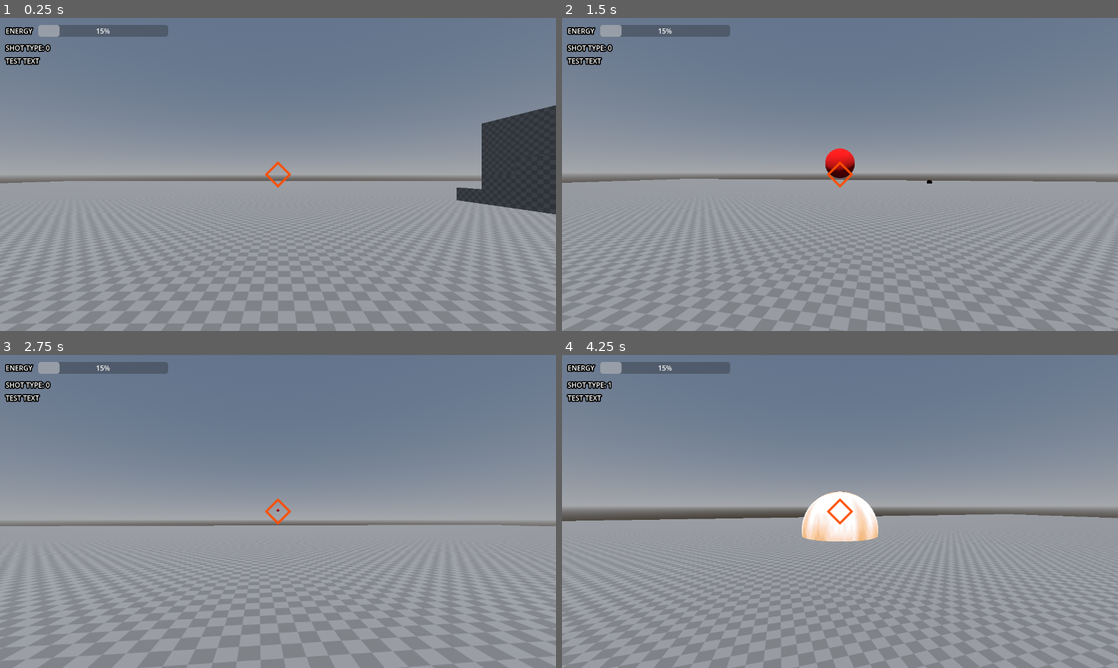
Above: before the commit, frames 1-4 (two rows, left to right).
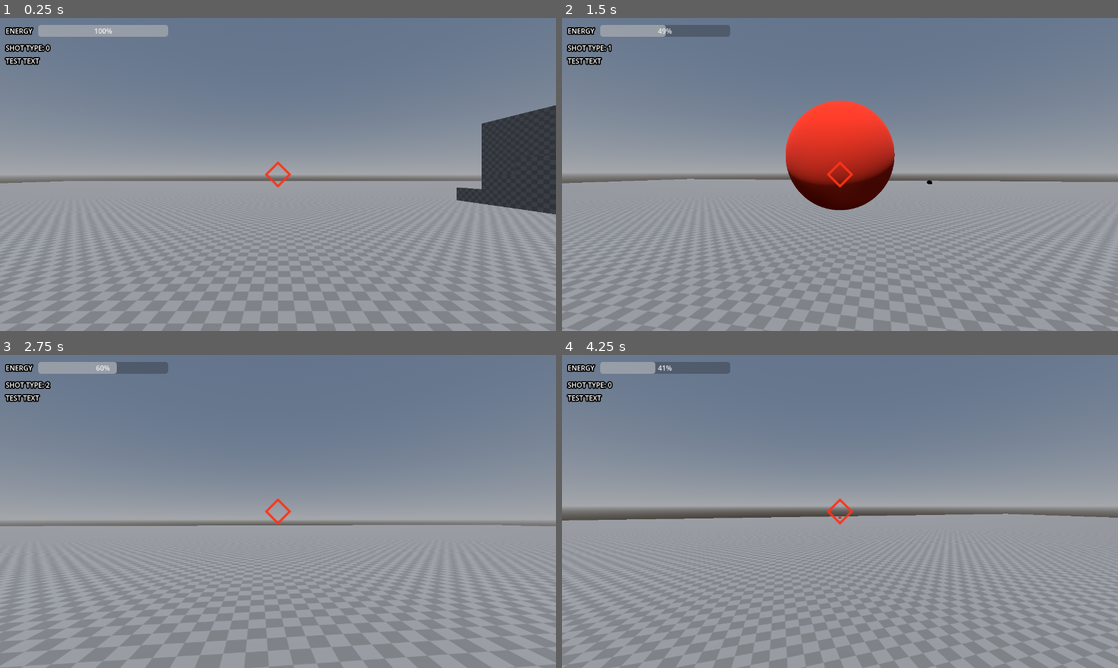
Above: after the commit, the same moments.

Repository: zetcipher/minijam_113_fusion
Game: Godot game, scene res://scenes/testmap.tscn
Same seed, same stepped clock (60 frames per second), same inputs: the game is played once before the commit and once after it.
Inputs (mouse positions are in pixels of both pictures, inside the frame that each line leads up to):
- Up to frame 1 (0.25 s): no input
- Up to frame 2 (1.5 s): tap Enter at 0.5 s; move the mouse to (867, 174) at 0.52 s; press the mouse at (867, 174) at 0.53 s; hold W (move_forward) from 0.53 s (still down); tap Space (jump) at 0.77, 1.07 s; tap Mouse wheel down (scroll_aspect_back, bound only after the … at 0.8, 1.35 s; move the mouse to (812, 174) at 1.27 s; release the mouse at (812, 174) at 1.28 s; click (812, 174) at 1.42 s
- Up to frame 3 (2.75 s): keep holding W (move_forward); tap Space (jump) at 1.52, 1.82 s; tap Mouse wheel up (scroll_aspect_for, bound only after the com… at 1.55, 2.1 s; move the mouse to (289, 505) at 2.02 s; hold Q from 2.03 s (still down); click (289, 505) at 2.17 s
- Up to frame 4 (4.25 s): keep holding W (move_forward); move the mouse to (834, 517) at 2.77 s; release Q at 2.78 s; tap Q at 2.85 s; click (834, 517) at 2.92 s; tap Space (jump) at 3.02, 3.32, 3.77, 3.8, 4.07 s; tap E at 3.05 s; move the mouse to (878, 514) at 3.52 s; hold E from 3.53 s (still down); click (878, 514) at 3.67 s

The runs differ from the first frame. In frame 1, 0.8% of the frame differs, in the area x 10-53%, y 2-54%; in frame 2, 16%, in the area x 0-100%, y 2-100%; in frame 3, 9.5%; in frame 4, 12%.

Commit message:
horrible awful

Diff:
--- a/materials/object/blast.gd
+++ b/materials/object/blast.gd
@@ -1,4 +1,6 @@
 extends Area3D
+
+var element := 0
 
 var blast_force := 10.0
 var lift_force := 2.5
--- a/objects/basic_shot.gd
+++ b/objects/basic_shot.gd
@@ -17,11 +17,18 @@
 
 # Called when the node enters the scene tree for the first time.
 func _ready():
+	var material := $MeshInstance3D.material_override as StandardMaterial3D
+	match element:
+		0: material.albedo_color = Color(1.0, 0.2, 0.1)
+		1: material.albedo_color = Color(0.2, 0.6, 1.0)
+		2: material.albedo_color = Color(0.6, 1.0, 0.5)
+		3: material.albedo_color = Color(0.7, 0.5, 0.2)
+
 	dir = target_pos - position
 	dir = dir.normalized()
 	$MeshInstance3D.rotation = self.rotation
 	self.rotation = Vector3.ZERO
-	$RayCast3D.target_position = dir * speed * (1 / 60)
+	$RayCast3D.target_position = dir * speed * (1 / 60) * 1.2
 	$RayCast3D2.target_position = dir * speed * (1 / 60) * 16
 
 
@@ -35,9 +42,13 @@
 	y_vel -= gravity * grav_mult * delta
 	position.y += y_vel * delta
 
-	speed += acceleration * delta
+	if acceleration < 0.0 and speed > 0.0:
+		speed += acceleration * delta
+		if speed < 0.0: speed = 0.0
+	if acceleration > 0.0:
+		speed += acceleration * delta
 
-	$RayCast3D.target_position = dir * speed * delta
+	$RayCast3D.target_position = dir * speed * delta * 1.2
 	$RayCast3D2.target_position = dir * speed * delta * 16
 
 	if time > 10.0:
@@ -50,6 +61,7 @@
 	blast_pos = $RayCast3D2.get_collision_point()
 	#print(blast_pos)
 	var blast := G.blast.instantiate()
+	blast.element = element
 	if blast_pos == Vector3.ZERO:
 		blast.position = position
 	else:
--- a/objects/basic_shot.tscn
+++ b/objects/basic_shot.tscn
@@ -5,6 +5,7 @@
 [sub_resource type="SphereShape3D" id="SphereShape3D_k4oan"]
 
 [sub_resource type="StandardMaterial3D" id="StandardMaterial3D_g1a56"]
+resource_local_to_scene = true
 albedo_color = Color(1, 0, 0, 1)
 
 [sub_resource type="SphereMesh" id="SphereMesh_1yicf"]
--- /dev/null
+++ b/objects/beam.gd
@@ -0,0 +1,22 @@
+extends Area3D
+
+var element := 0
+
+var active := false
+var push_force := 10.0
+
+# Called when the node enters the scene tree for the first time.
+func _ready():
+	pass # Replace with function body.
+
+
+# Called every frame. 'delta' is the elapsed time since the previous frame.
+func _physics_process(delta):
+	if active:
+		var bodies = get_overlapping_bodies()
+		for body in bodies:
+			if not body is RigidBody3D: continue
+			var b = body as RigidBody3D
+			var dir : Vector3 = b.position - global_position
+			b.apply_central_force(dir.normalized() * push_force)
+			#b.apply_torque(dir.normalized() * push_force * 0.4)
--- /dev/null
+++ b/objects/beam.tscn
@@ -0,0 +1,22 @@
+[gd_scene load_steps=4 format=3 uid="uid://ch4k4jq2ngkjm"]
+
+[ext_resource type="Script" path="res://objects/beam.gd" id="1_3fa8p"]
+
+[sub_resource type="BoxShape3D" id="BoxShape3D_8amy5"]
+size = Vector3(0.25, 0.25, 10)
+
+[sub_resource type="BoxMesh" id="BoxMesh_m68ii"]
+size = Vector3(0.25, 0.25, 10)
+
+[node name="Beam" type="Area3D"]
+script = ExtResource("1_3fa8p")
+
+[node name="CollisionShape3D" type="CollisionShape3D" parent="."]
+transform = Transform3D(0.707107, -0.707107, 0, 0.707107, 0.707107, 0, 0, 0, 1, 0, 0, -5)
+shape = SubResource("BoxShape3D_8amy5")
+
+[node name="MeshInstance3D" type="MeshInstance3D" parent="."]
+transform = Transform3D(0.707107, -0.707107, 0, 0.707107, 0.707107, 0, 0, 0, 1, 0, 0, -5)
+mesh = SubResource("BoxMesh_m68ii")
+
+[node name="RayCast3D" type="RayCast3D" parent="."]
--- a/objects/player.gd
+++ b/objects/player.gd
@@ -1,7 +1,23 @@
 class_name Player extends CharacterBody3D
 
-const SPEED := 6.0
+const TOP_SPEED := 6.0
 const JUMP_VELOCITY := 6.0
+const ACCEL_GRND := 40.0
+const ACCEL_AIR := 6.67
+const DECEL_GRND := 30.0
+const DECEL_AIR := 5.0
+
+var speed := 0.0
+var plr_force := Vector3.ZERO
+var env_force := Vector3.ZERO
+
+var last_dir := Vector3.ZERO
+
+var energy := 100.0
+var using_energy := false
+var energy_regen := 50.0
+var must_refill := false
+var regen_delay := 0.0
 
 var shot_type := 0
 var element := 0
@@ -19,21 +35,64 @@
 
 func _physics_process(delta):
 	movement(delta)
-	if Input.is_action_just_pressed("shoot"): shoot()
+	if Input.is_action_just_pressed("shoot") and shot_type != 2 and not must_refill: shoot()
+
+	if Input.is_action_pressed("shoot") and shot_type == 2 and not must_refill:
+		var beam = $Body/Beam as Area3D
+		beam.show()
+		beam.active = true
+		beam.monitorable = true
+		beam.monitorable = true
+		energy -= G.aspect_energy_use[shot_type] * G.element_energy_use[element] * delta
+		if energy <= 0.0:
+			energy = 0.0
+			must_refill = true
+		using_energy = true
+		regen_delay = 0.5
+	else:
+		var beam = $Body/Beam as Area3D
+		beam.hide()
+		beam.active = false
+		beam.monitorable = false
+		beam.monitorable = false
+		using_energy = false
 
 	if Input.is_physical_key_pressed(KEY_1): element = 0
 	if Input.is_physical_key_pressed(KEY_2): element = 1
 	if Input.is_physical_key_pressed(KEY_3): element = 2
 	if Input.is_physical_key_pressed(KEY_4): element = 3
 
-	if Input.is_physical_key_pressed(KEY_Q): shot_type = 0
-	if Input.is_physical_key_pressed(KEY_E): shot_type = 1
+	if Input.is_action_just_pressed("scroll_aspect_back"): shot_type -= 1
+	if Input.is_action_just_pressed("scroll_aspect_for"): shot_type += 1
+	if shot_type < 0: shot_type = 2
+	if shot_type > 2: shot_type = 0
 
 	match element:
-		0: $CanvasLayer/Control/crosshair.modulate = Color(1.0, 0.3, 0.0)
+		0: $CanvasLayer/Control/crosshair.modulate = Color(1.0, 0.2, 0.1)
 		1: $CanvasLayer/Control/crosshair.modulate = Color(0.2, 0.6, 1.0)
 		2: $CanvasLayer/Control/crosshair.modulate = Color(0.6, 1.0, 0.5)
 		3: $CanvasLayer/Control/crosshair.modulate = Color(0.7, 0.5, 0.2)
+	$CanvasLayer/Control/ProgressBar.value = energy
+
+	if $Head/Camera3D/RayCast3D.get_collider() != self and $Head/Camera3D/RayCast3D.is_colliding():
+		$Body/Beam.look_at($Head/Camera3D/RayCast3D.get_collision_point())
+	else:
+		$Body/Beam.look_at($Head/Camera3D/Target.global_position)
+
+
+	if energy < 100.0 and not using_energy and regen_delay <= 0.0:
+		if must_refill:
+			energy += energy_regen * delta * 0.5
+		else:
+			energy += energy_regen * delta
+		if energy >= 100.0:
+			energy = 100.0
+			must_refill = false
+
+	if regen_delay > 0.0:
+		regen_delay -= delta
+		if regen_delay < 0.0:
+			regen_delay = 0.0
 
 	$CanvasLayer/Control/Label.text = "SHOT TYPE: " + str(shot_type)
 
@@ -42,7 +101,7 @@
 
 func shoot():
 	var shot := G.basic_shot.instantiate() as BasicProjectile
-
+	shot.element = element
 	match shot_type:
 		1:
 			shot.speed = 30.0 * G.element_mods[self.element].shot_speed
@@ -66,29 +125,70 @@
 	shot.target_pos = $Head/Camera3D/Target.global_position
 #	shot.rotation.x = self.rotation.x
 #	shot.rotation.y = cam.rotation.y
+	energy -= G.aspect_energy_use[shot_type] * G.element_energy_use[element]
+	if energy <= 0.0:
+		energy = 0.0
+		must_refill = true
+	regen_delay = 0.5
 
 	get_parent().add_child(shot)
+
+
+func can_spend_energy(aspect: int, element: int) -> bool:
+	if aspect == 2:
+		if energy >= G.aspect_energy_use[aspect] * G.element_energy_use[element] * (1 / 60):
+			return true
+		else:
+			return false
+	else:
+		if energy >= G.aspect_energy_use[aspect] * G.element_energy_use[element]:
+			return true
+		else:
+			return false
+
 
 
 func movement(delta: float):
 	# Add the gravity.
 	if not is_on_floor():
-		velocity.y -= gravity * delta
+		plr_force.y -= gravity * delta
+	velocity.y = env_force.y + plr_force.y
 
 	# Handle Jump.
 	if Input.is_action_just_pressed("jump") and is_on_floor():
-		velocity.y = JUMP_VELOCITY
+		plr_force.y = JUMP_VELOCITY
 
 	# Get the input direction and handle the movement/deceleration.
 	# As good practice, you should replace UI actions with custom gameplay actions.
 	var input_dir = Input.get_vector("move_left", "move_right", "move_forward", "move_back")
 	var direction = (transform.basis * Vector3(input_dir.x, 0, input_dir.y)).normalized()
 	if direction:
-		velocity.x = direction.x * SPEED
-		velocity.z = direction.z * SPEED
-	else:
-		velocity.x = move_toward(velocity.x, 0, SPEED)
-		velocity.z = move_toward(velocity.z, 0, SPEED)
+		if speed < TOP_SPEED:
+			if is_on_floor():
+				speed += ACCEL_GRND * delta
+			else:
+				speed += ACCEL_AIR * delta
+			if speed > TOP_SPEED: speed = TOP_SPEED
+	elif is_on_floor():
+		if speed > 0.0:
+			speed -= DECEL_GRND * delta
+	else:
+		if speed > 0.0:
+			speed -= DECEL_AIR * delta
+	if speed < 0.0:
+		speed = 0.0
+
+	if direction:
+		plr_force.x = direction.x * speed
+		plr_force.z = direction.z * speed
+	else:
+		plr_force.x = last_dir.x * speed
+		plr_force.z = last_dir.z * speed
+
+	velocity.x = plr_force.x + env_force.x
+	velocity.z = plr_force.z + env_force.z
+
+	if direction: last_dir = direction
 
 	move_and_slide()
 
--- a/objects/player.tscn
+++ b/objects/player.tscn
@@ -1,7 +1,8 @@
-[gd_scene load_steps=4 format=3 uid="uid://b1khm8vxgggo3"]
+[gd_scene load_steps=5 format=3 uid="uid://b1khm8vxgggo3"]
 
 [ext_resource type="Script" path="res://objects/player.gd" id="1_uonjx"]
 [ext_resource type="Texture2D" uid="uid://biax3kv2nruub" path="res://assets/textures/crosshair.png" id="2_61efj"]
+[ext_resource type="PackedScene" uid="uid://ch4k4jq2ngkjm" path="res://objects/beam.tscn" id="2_66qxj"]
 
 [sub_resource type="CapsuleShape3D" id="CapsuleShape3D_7a1tt"]
 
@@ -18,10 +19,15 @@
 [node name="Camera3D" type="Camera3D" parent="Head"]
 
 [node name="Target" type="Marker3D" parent="Head/Camera3D"]
-transform = Transform3D(1, 0, 0, 0, 1, 0, 0, 0, 1, 0, 0, -6)
+transform = Transform3D(1, 0, 0, 0, 1, 0, 0, 0, 1, 0, 0, -25)
+
+[node name="RayCast3D" type="RayCast3D" parent="Head/Camera3D"]
+target_position = Vector3(0, 0, -25)
 
 [node name="Body" type="Node3D" parent="."]
 transform = Transform3D(1, 0, 0, 0, 1, 0, 0, 0, 1, 0, 1, 0)
+
+[node name="Beam" parent="Body" instance=ExtResource("2_66qxj")]
 
 [node name="CanvasLayer" type="CanvasLayer" parent="."]
 
--- a/project.godot
+++ b/project.godot
@@ -66,6 +66,18 @@
 "events": [Object(InputEventMouseButton,"resource_local_to_scene":false,"resource_name":"","device":-1,"window_id":0,"a …(240 unchanged characters)…
 ]
 }
+scroll_aspect_for={
+"deadzone": 0.5,
+"events": [Object(InputEventMouseButton,"resource_local_to_scene":false,"resource_name":"","device":-1,"window_id":0,"alt_pressed":false,"shift_pressed":false,"ctrl_pressed":false,"meta_pressed":false,"button_mask":8,"position":Vector2(217, 1),"global_position":Vector2(221, 44),"factor":1.0,"button_index":4,"pressed":true,"double_click":false,"script":null)
+, Object(InputEventKey,"resource_local_to_scene":false,"resource_name":"","device":-1,"window_id":0,"alt_pressed":false,"shift_pressed":false,"ctrl_pressed":false,"meta_pressed":false,"pressed":false,"keycode":0,"physical_keycode":69,"key_label":0,"unicode":101,"echo":false,"script":null)
+]
+}
+scroll_aspect_back={
+"deadzone": 0.5,
+"events": [Object(InputEventMouseButton,"resource_local_to_scene":false,"resource_name":"","device":-1,"window_id":0,"alt_pressed":false,"shift_pressed":false,"ctrl_pressed":false,"meta_pressed":false,"button_mask":16,"position":Vector2(182, 20),"global_position":Vector2(186, 63),"factor":1.0,"button_index":5,"pressed":true,"double_click":false,"script":null)
+, Object(InputEventKey,"resource_local_to_scene":false,"resource_name":"","device":-1,"window_id":0,"alt_pressed":false,"shift_pressed":false,"ctrl_pressed":false,"meta_pressed":false,"pressed":false,"keycode":0,"physical_keycode":81,"key_label":0,"unicode":113,"echo":false,"script":null)
+]
+}
 
 [physics]
 
--- a/scripts/global.gd
+++ b/scripts/global.gd
@@ -2,6 +2,9 @@
 
 enum Aspects {BASIC, HEAVY, BEAM, MELEE}
 enum Elements {FIRE, ICE, WIND, EARTH}
+
+var element_energy_use := [1.0, 1.0, 1.0, 1.0]
+var aspect_energy_use := [7.5, 33.4, 20.0, 20.0]
 
 var element_mods := [
 	{ # fire
@@ -43,7 +46,7 @@
 	{ # earth
 		shot_speed = 1.0,
 		shot_grav = 1.0,
-		shot_accel = 3.0,
+		shot_accel = 1.5,
 		shot_scale = 1.0,
 		blast_radius = 1.0,
 		blast_force = 1.0,
